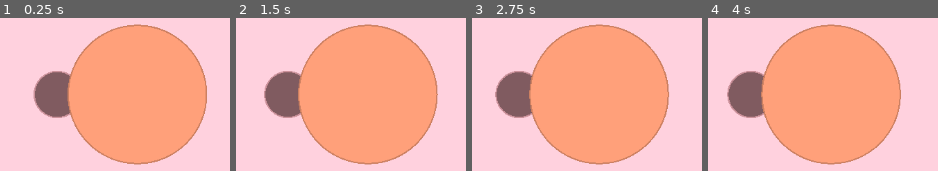
Above: before the commit, frames 1-4 (left to right).
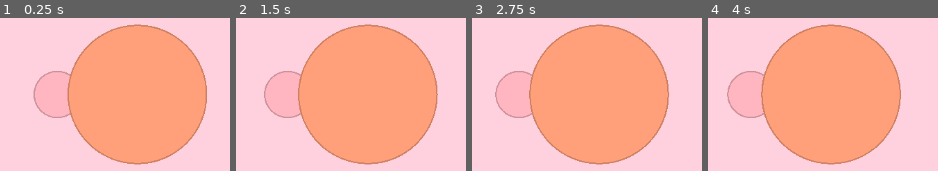
Above: after the commit, the same moments.

Repository: JungoQuentin/Doom2
Game: Godot game, scene res://node_2d.tscn
The game is run twice, just before and just after one commit, with the same random seed, the same clock (stepped at 60 frames per second) and the same inputs.
Inputs (mouse positions are in pixels of both pictures, inside the frame that each line leads up to):
- Up to frame 1 (0.25 s): no input
- Up to frame 2 (1.5 s): move the mouse to (outside the picture) at 0.52 s; click (outside the picture) at 0.67 s; move the mouse to (outside the picture) at 1.27 s; click (outside the picture) at 1.42 s
- Up to frame 3 (2.75 s): move the mouse to (outside the picture) at 2.02 s; click (outside the picture) at 2.17 s
- Up to frame 4 (4 s): move the mouse to (outside the picture) at 2.77 s; click (outside the picture) at 2.92 s; tap Enter at 3.5 s; move the mouse to (outside the picture) at 3.52 s; click (outside the picture) at 3.67 s

The runs differ from the first frame. In frame 1, 3.7% of the frame differs, in the area x 15-31%, y 35-65%; in frame 2, 3.7%; in frame 3, 3.7%; in frame 4, 3.7%, in the area x 8-25%, y 35-65%.

Commit message:
feat: add base for merge

Diff:
--- a/node_2d.gd
+++ b/node_2d.gd
@@ -54,7 +54,9 @@
 		if coords.has(mouse_tile):
 			var cell = coords[mouse_tile];
 			print(cell)
-			if cell.cell_type == Cell.CellType.TYPE1:
+			if cell.can_merge:
+				merge()
+			elif cell.cell_type == Cell.CellType.TYPE1:
 				spawn_cell(mouse_tile, Cell.CellType.TYPE1)
 			elif cell.cell_type == Cell.CellType.TYPE2:
 				for _i in range(nb_type2_spawn):
@@ -96,6 +98,16 @@
 
 	# draw_circle(tile_to_pos(mouse_tile), h/2 * overh, Color.INDIAN_RED, false, 3)
 
+func merge() -> void:
+	var mergeable_cells: Array[Cell] = cells.filter(func(cell): return cell.can_merge)
+
+	for cell in mergeable_cells:
+		if cell.cell_type == Cell.CellType.TYPE1:
+			coords.erase(cell.center)
+			cells.remove_at(cells.find(cell))
+		elif cell.cell_type == Cell.CellType.TYPE1:
+			pass
+
 
 func spawn_cell(source_coords: Vector2i, cell_type: Cell.CellType):
 	var spawn_dir = randi() % 6; # Choose 1 of 6 random directions (spawn_dir)
@@ -156,11 +168,11 @@
 func set_can_merge():
 	var cell_list: Array[Cell] = cells.duplicate(true)
 	var first_cell: Cell = cell_list.pop_front()
-	first_cell.can_merge = true
 	var merge_neighbourgs: Array[Cell] = []
 	get_recursive_merge_neighbours(first_cell, cell_list, merge_neighbourgs)
 	if len(merge_neighbourgs) + 1 < Cell.CELLS_N_FOR_TYPE2:
 		return # not enought neighbourgs
+	first_cell.can_merge = true
 	for cell in merge_neighbourgs:
 		cell.can_merge = true
 
@@ -168,7 +180,7 @@
 func get_recursive_merge_neighbours(cell: Cell, cell_list: Array[Cell], merge_neighbourgs: Array[Cell], dbg_rec_level:= 0) :
 	var new_positions = Utils.ALL_DIRECTION \
 		.map(func(dir): return Utils.moved_in_dir(cell.center, dir)) \
-		.filter(func(pos): return coords.has(pos) and cell_list.has(coords[pos]))
+		.filter(func(pos): return coords.has(pos) and cell_list.has(coords[pos]) and coords[pos].cell_type == cell.cell_type)
 
 	var added_cells_to_check: Array[Cell] = []
 
